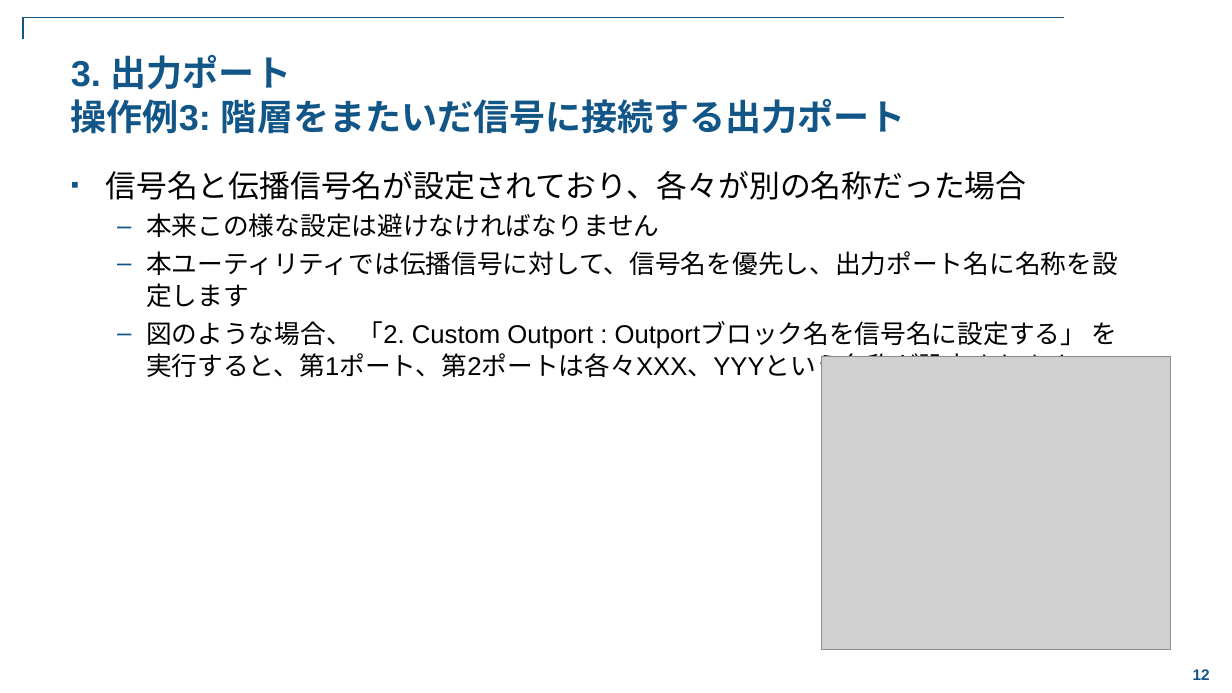
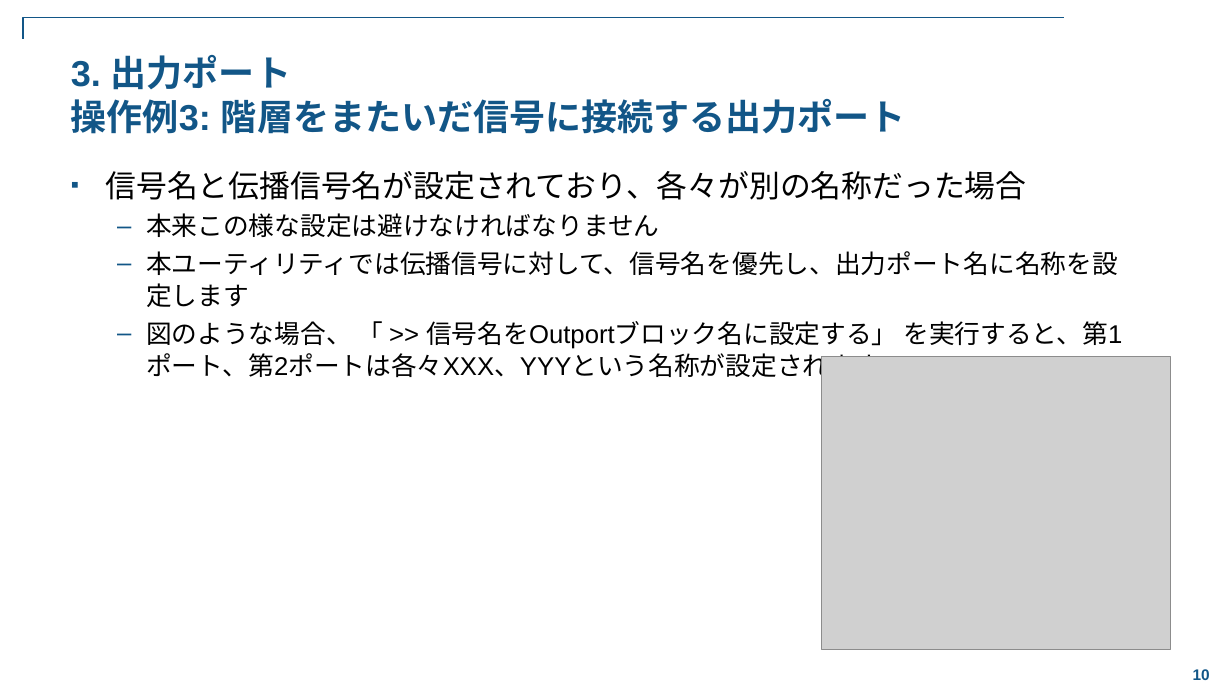
Before and after one commit to stozaki-mathworks/SetInheritedPortName-Simulink-Utility, a slide deck: slide 10 of doc/Simulink_Utility_SetInheritedPortName.pptx (slide 12 before the commit). Drawn at 1232x693 pixels with LibreOffice and Linux fonts; fonts in the diff are those of the drawing; grey boxes stand for pictures; background and template pictures are left out. Boxes give left, top, right and bottom in pixels: in the first picture for what was removed or moved away, otherwise in the second. Text is boxed around its words. In the diff, an @@ line names an element or a change of style, - is before the commit and + after.

```diff
--- a/doc/Simulink_Utility_SetInheritedPortName.pptx
+++ b/doc/Simulink_Utility_SetInheritedPortName.pptx
@@ text at <box>146,321,1122,382</box>: text changed @@
-  – 図のような場合、 「2. Custom Outport : Outportブロック名を信号名に設定する」 を実行すると、第1ポート、第2ポートは各々XXX、YYYという名称が設定されます
+  – 図のような場合、 「 >> 信号名をOutportブロック名に設定する」 を実行すると、第1ポート、第2ポートは各々XXX、YYYという名称が設定されます
@@ page number at <box>1193,669,1210,680</box>: text changed @@
-12
+10
```
Also in this commit, not shown: 9 other slides changed, 3 slides removed, 2 other files.
